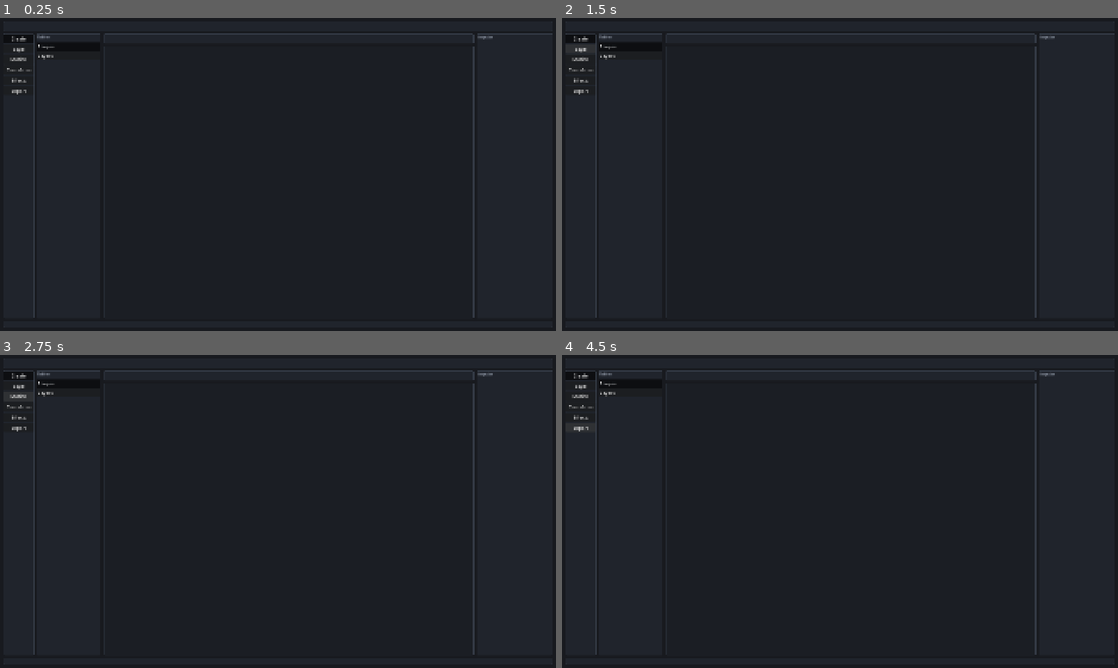
Above: before the commit, frames 1-4 (two rows, left to right).
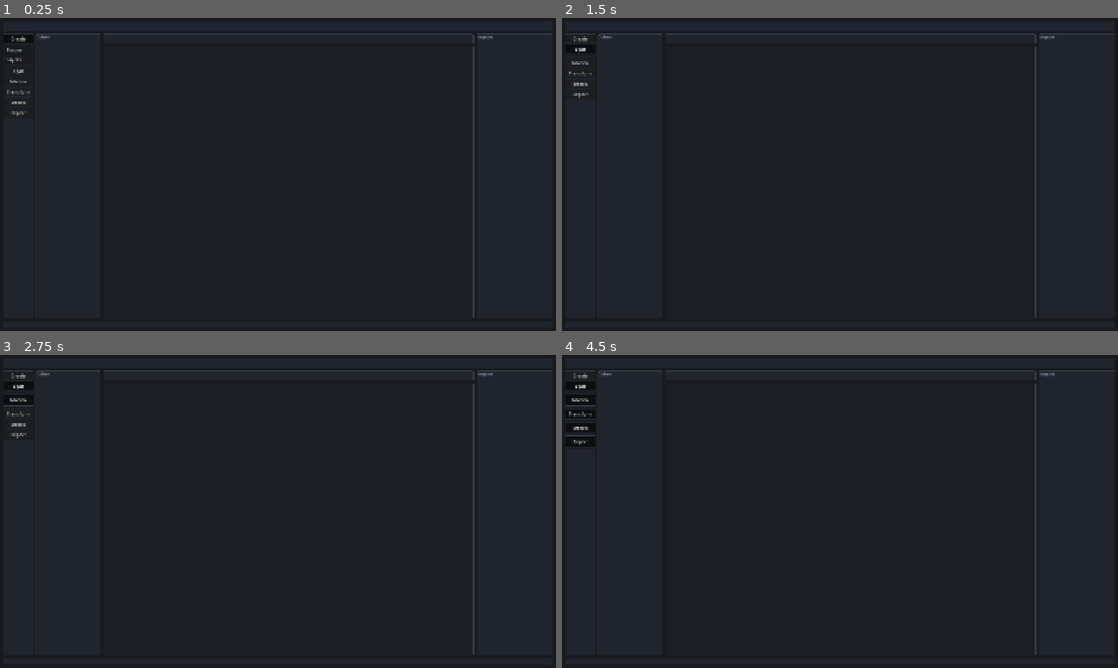
Above: after the commit, the same moments.

Repository: umut144/PolyPixar
Game: Godot game, scene res://scenes/main.tscn
Same seed, same stepped clock (60 frames per second), same inputs: the game is played once before the commit and once after it.
Inputs:
- Up to frame 1 (0.25 s): no input
- Up to frame 2 (1.5 s): click "Create" at 0.5 s; click "Style" at 1.25 s
- Up to frame 3 (2.75 s): click "Motion" at 2 s
- Up to frame 4 (4.5 s): click "Transform" at 2.75 s; click "Effects" at 3.5 s; click "Export" at 4.25 s

The runs differ from the first frame. In frame 1, 0.7% of the frame differs, in the area x 1-19%, y 4-96%; in frame 2, 0.9%; in frame 3, 0.8%; in frame 4, 1.0%, in the area x 0-19%, y 4-96%.

Commit message:
ui: move submodules into expandable module sections

Diff:
--- a/scripts/main.gd
+++ b/scripts/main.gd
@@ -4,13 +4,11 @@
 const INACTIVE_MODULES := ["Style", "Motion", "Transform", "Effects", "Export"]
 
 var active_create_submodule := "Shapes"
-var create_button: Button
 var outliner_list: VBoxContainer
 
 
 func _ready() -> void:
 	_build_ui()
-	_render_create_outliner()
 
 
 func _build_ui() -> void:
@@ -47,12 +45,11 @@
 	module_rail_panel.custom_minimum_size = Vector2(104, 0)
 	workspace_row.add_child(module_rail_panel)
 	var module_rail := VBoxContainer.new()
-	module_rail.custom_minimum_size = Vector2(104, 0)
 	module_rail.add_theme_constant_override("separation", 4)
 	module_rail_panel.add_child(module_rail)
-	create_button = _add_module_button(module_rail, "Create", true)
+	_add_module_section(module_rail, "Create", CREATE_SUBMODULES, true)
 	for module_name in INACTIVE_MODULES:
-		_add_module_button(module_rail, module_name, false)
+		_add_module_section(module_rail, module_name, [])
 
 	var workspace_split := HSplitContainer.new()
 	workspace_split.size_flags_horizontal = Control.SIZE_EXPAND_FILL
@@ -141,43 +138,12 @@
 	return label
 
 
-func _add_module_button(parent: Container, text: String, is_active: bool) -> Button:
-	var button := Button.new()
-	button.text = text
-	button.custom_minimum_size = Vector2(0, 32)
-	button.focus_mode = Control.FOCUS_NONE
-	button.toggle_mode = is_active
-	button.button_pressed = is_active
-	if is_active:
-		button.pressed.connect(_activate_create)
-	parent.add_child(button)
-	return button
+func _add_module_section(parent: Container, module_name: String, submodules: Array, open_by_default := false) -> void:
+	var section := ModuleSection.new()
+	section.setup(module_name, submodules, open_by_default)
+	section.submodule_pressed.connect(_select_create_submodule)
+	parent.add_child(section)
 
 
-func _activate_create() -> void:
-	create_button.button_pressed = true
-	_render_create_outliner()
-
-
-func _render_create_outliner() -> void:
-	_clear(outliner_list)
-	for submodule in CREATE_SUBMODULES:
-		var button := Button.new()
-		button.text = submodule
-		button.custom_minimum_size = Vector2(0, 30)
-		button.alignment = HORIZONTAL_ALIGNMENT_LEFT
-		button.focus_mode = Control.FOCUS_NONE
-		button.toggle_mode = true
-		button.button_pressed = submodule == active_create_submodule
-		button.pressed.connect(_select_create_submodule.bind(submodule))
-		outliner_list.add_child(button)
-
-
-func _select_create_submodule(submodule: String) -> void:
+func _select_create_submodule(_module_name: String, submodule: String) -> void:
 	active_create_submodule = submodule
-	_render_create_outliner()
-
-
-func _clear(container: Node) -> void:
-	for child in container.get_children():
-		child.queue_free()
--- /dev/null
+++ b/scripts/module_section.gd
@@ -0,0 +1,71 @@
+class_name ModuleSection
+extends VBoxContainer
+
+signal module_pressed(module_name: String)
+signal submodule_pressed(module_name: String, submodule_name: String)
+
+var module_name: String
+var header_button: Button
+var content_panel: PanelContainer
+var content_list: VBoxContainer
+var expanded := false
+
+
+func setup(name: String, submodules: Array, open_by_default := false) -> void:
+	module_name = name
+	header_button = Button.new()
+	header_button.text = module_name
+	header_button.custom_minimum_size = Vector2(0, 32)
+	header_button.focus_mode = Control.FOCUS_NONE
+	header_button.toggle_mode = true
+	header_button.pressed.connect(_toggle)
+	add_child(header_button)
+
+	content_panel = PanelContainer.new()
+	content_panel.visible = false
+	content_panel.add_theme_stylebox_override("panel", _create_content_style())
+	add_child(content_panel)
+	content_list = VBoxContainer.new()
+	content_list.add_theme_constant_override("separation", 2)
+	content_panel.add_child(content_list)
+
+	for submodule in submodules:
+		_add_submodule_button(str(submodule))
+	set_expanded(open_by_default)
+
+
+func set_expanded(value: bool) -> void:
+	expanded = value
+	if is_instance_valid(content_panel):
+		content_panel.visible = expanded
+	if is_instance_valid(header_button):
+		header_button.button_pressed = expanded
+
+
+func _toggle() -> void:
+	set_expanded(not expanded)
+	module_pressed.emit(module_name)
+
+
+func _add_submodule_button(submodule_name: String) -> void:
+	var button := Button.new()
+	button.text = submodule_name
+	button.custom_minimum_size = Vector2(0, 30)
+	button.alignment = HORIZONTAL_ALIGNMENT_LEFT
+	button.focus_mode = Control.FOCUS_NONE
+	button.pressed.connect(func() -> void:
+		submodule_pressed.emit(module_name, submodule_name)
+	)
+	content_list.add_child(button)
+
+
+func _create_content_style() -> StyleBoxFlat:
+	var style := StyleBoxFlat.new()
+	style.bg_color = Color("#1b1e24")
+	style.border_color = Color("#363d48")
+	style.set_border_width_all(1)
+	style.content_margin_left = 4.0
+	style.content_margin_right = 4.0
+	style.content_margin_top = 4.0
+	style.content_margin_bottom = 4.0
+	return style
Not shown, added: scripts/module_section.gd.uid
Not shown, changed: AI_CONTEXT.md
Not shown, changed: ARCHITECTURE.md
Not shown, changed: MVP_CHECKLIST.md
